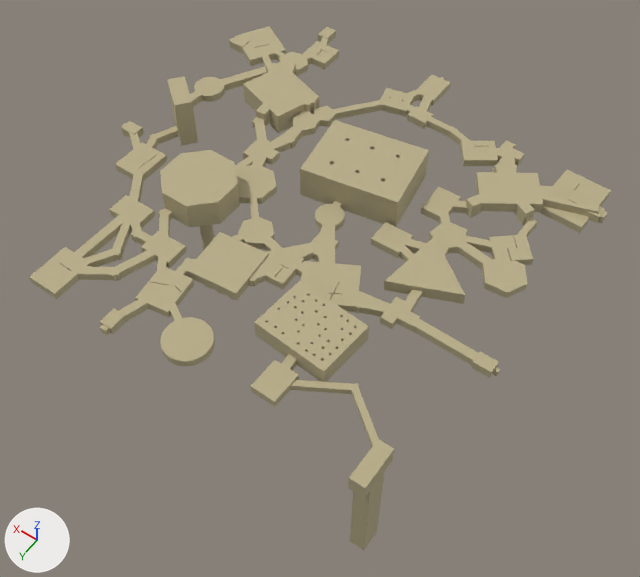
The glTF model portfolio/public/hub/models/skins/lobby.glb: old version first, new version second.
Rendered twice from a camera (50 mm lens) standing at (-116.2, 163.3, 212.7) and looking at (-8.6, 12.7, -24.0). The axes (+X, +Y, +Z) are drawn at lower left. The lights are the same throughout. The first picture is the older version.

Names of what the first picture shows: 'skin'.
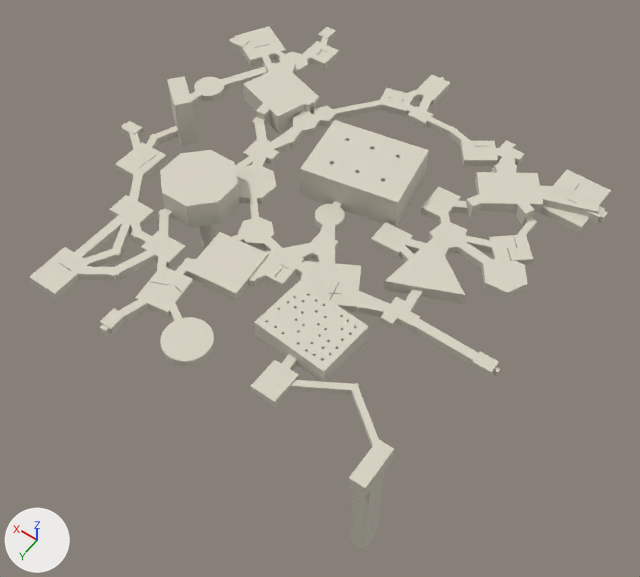
What differs and where, as boxes (x1, y1, x2, y2) in the pictures (640 x 577 px):
'skin', recoloured (beige to pale yellow): (29, 26, 611, 550) in both

What the commit changed:
Material 'c:ceiling' (mat_c_ceiling) changes colour from beige #b9ae8a to pale yellow #dad5c5; in linear values from (0.485, 0.423, 0.254) to (0.7, 0.665, 0.56).
Material 'w:wallpaper' (mat_w_wallpaper) changes colour from beige #b9ae8a to pale yellow #cecabb; in linear values from (0.485, 0.423, 0.254) to (0.62, 0.589, 0.496).
Material 'c:concrete' (mat_c_concrete) changes colour from beige #b9ae8a to pale yellow #dad5c5; in linear values from (0.485, 0.423, 0.254) to (0.7, 0.665, 0.56).
